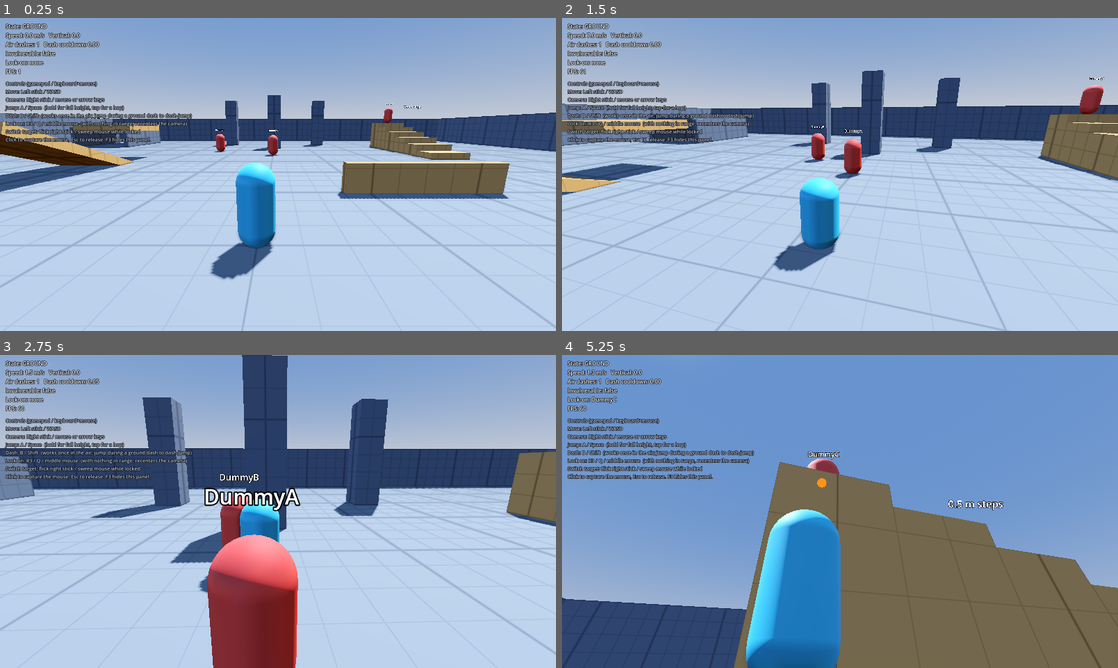
Above: before the commit, frames 1-4 (two rows, left to right).
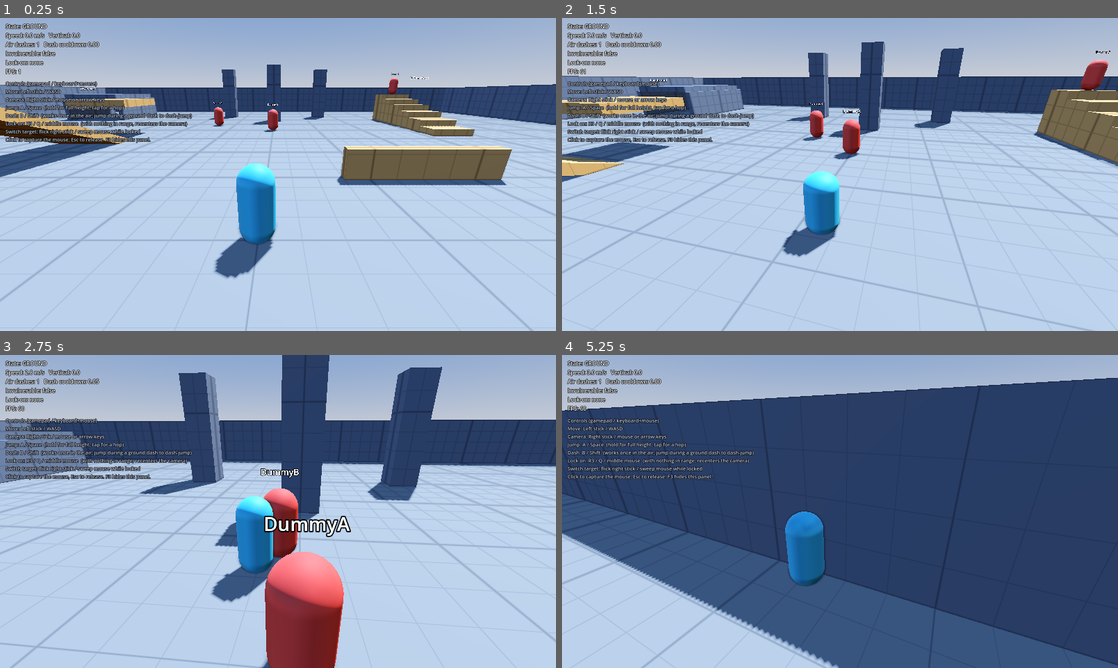
Above: after the commit, the same moments.

Repository: GLorenz90/Nomad-Seekers
Game: Godot game, scene res://scenes/main.tscn
Two runs of this game, one before a commit and one after it. Both use one fixed random seed, a clock stepped at 60 frames per second and the inputs below.
Inputs (mouse positions are in pixels of both pictures, inside the frame that each line leads up to):
- Up to frame 1 (0.25 s): no input
- Up to frame 2 (1.5 s): move the mouse to (867, 174) at 0.52 s; hold W (move_forward) from 0.53 s (still down); tap Shift (dash) at 0.6 s; click (867, 174) at 0.67 s; tap Space (jump) at 0.77, 1.07 s; tap Q (lock_on) at 0.8, 1.35 s; move the mouse to (812, 174) at 1.27 s
- Up to frame 3 (2.75 s): keep holding W (move_forward); tap Space (jump) at 1.52, 1.55, 1.82 s; move the mouse to (289, 505) at 2.02 s; hold Space (jump) from 2.03 s (still down); tap Shift (dash) at 2.3 s
- Up to frame 4 (5.25 s): keep holding W (move_forward); move the mouse to (834, 517) at 2.77 s; release Space (jump) at 2.78 s; tap F (block) at 2.85 s; click (834, 517) at 2.92 s; tap Space (jump) at 3.02, 3.32, 4.52, 4.82 s; tap Q (lock_on) at 3.05 s; move the mouse to (878, 514) at 3.52 s; hold Space (jump) 3.53-4.28 s; tap Shift (dash) at 3.6, 4.55 s; move the mouse to (795, 508) at 4.27 s; click (795, 508) at 4.35 s; move the mouse to (845, 511) at 5.02 s; right-click (845, 511) at 5.1 s; click (845, 511) at 5.17 s

The runs differ from the first frame. In frame 1, 36% of the frame differs, in the area x 0-100%, y 7-100%; in frame 2, 37%; in frame 3, 41%; in frame 4, 97%, in the area x 0-100%, y 0-100%.

Commit message:
Camera: loose PSO follow, fixed-angle recenter, automated test
- Loose follow mode (default): the camera trails the Seeker on a leash
  instead of turning with them. RIGID mode keeps the old behavior.
- R3 recenter now captures the target angle at press time, so turning
  during a recenter no longer makes the camera chase a moving angle.
- Default pitch -20 deg and lock-on pitch offset -18 deg, so a locked
  target isn't hidden behind the Seeker.
- Add tests/movement_test.gd: headless smoke test for movement, jump,
  dash, lock-on, orbit and recenter.

Co-Authored-By: Claude Opus 5.5 <noreply@anthropic.com>
Claude-Session: https://claude.ai/code/session_0158GMUbAThobuu7yWuNoptn

Diff:
--- a/scripts/camera/camera_rig.gd
+++ b/scripts/camera/camera_rig.gd
@@ -1,11 +1,20 @@
 class_name CameraRig
 extends Node3D
-## PSO-style over-the-shoulder camera with Dark Souls-style lock-on.
+## PSO-style follow camera with Dark Souls-style lock-on.
+##
+## Follow modes:
+##   LOOSE (default): the camera trails the Seeker like someone walking behind
+##     them with a camera on a leash. It doesn't turn when the Seeker turns; it
+##     only swings around as the Seeker walks away from it. Walk toward it and it
+##     backs up. leash_radius sets how lazily it swings.
+##   RIGID: the camera keeps its angle until you turn it (third-person shooter style).
 ##
 ## Layout: CameraRig (follows the player, rotates for yaw) > Pitch > SpringArm3D > Camera3D
 ##
 ## Lock-on (R3): picks the lockable target closest to where the camera faces.
 ## With nothing in range, R3 recenters the camera behind the Seeker instead.
+## The recenter angle is captured when R3 is pressed, so turning during the
+## recenter doesn't make the camera chase a moving angle.
 ## While locked, flicking the right stick (or sweeping the mouse) switches to the
 ## next target on that side of the screen.
 ##
@@ -16,20 +25,26 @@
 
 const WORLD_MASK := 1
 
+enum FollowMode { LOOSE, RIGID }
+
 @export_group("Framing")
+@export var follow_mode: FollowMode = FollowMode.LOOSE
+## LOOSE mode only. Bigger = the camera swings around more lazily.
+@export var leash_radius := 4.5
 @export var pivot_height := 1.55
 @export var shoulder_offset := 0.45
 @export var distance := 4.5
-@export var follow_speed := 18.0
+## Positional lag. Lower = looser, more like a person keeping up.
+@export var follow_speed := 9.0
 ## Lower than follow_speed so jumps don't jerk the camera.
-@export var vertical_follow_speed := 9.0
+@export var vertical_follow_speed := 6.0
 
 @export_group("Look")
 ## Right-stick turn speed in radians per second (yaw, pitch).
 @export var stick_speed := Vector2(3.2, 2.2)
 @export var mouse_sensitivity := 0.0025
 @export var invert_y := false
-@export var default_pitch_deg := -12.0
+@export var default_pitch_deg := -20.0
 @export var min_pitch_deg := -65.0
 @export var max_pitch_deg := 35.0
 @export var recenter_speed := 14.0
@@ -40,7 +55,7 @@
 ## Targets further than this from the camera's facing are ignored.
 @export var lock_max_angle_deg := 75.0
 @export var lock_turn_speed := 10.0
-@export var lock_pitch_offset_deg := -10.0
+@export var lock_pitch_offset_deg := -18.0
 @export var switch_stick_threshold := 0.7
 @export var switch_mouse_pixels := 80.0
 
@@ -50,6 +65,7 @@
 var _yaw := 0.0
 var _pitch := 0.0
 var _recentering := false
+var _recenter_yaw := 0.0
 var _switch_armed := true
 var _mouse_switch_accum := 0.0
 
@@ -131,6 +147,7 @@
 		_set_lock(best)
 	else:
 		_recentering = true
+		_recenter_yaw = player.rotation.y  # Fixed at press time.
 
 
 func _set_lock(target: Node3D) -> void:
@@ -238,15 +255,35 @@
 	if player == null:
 		return
 
+	# Where the "camera operator" stood before the Seeker moved this frame.
+	var trail := _leash_point()
+	_follow(delta)
+
 	if is_instance_valid(lock_target):
+		_recentering = false
 		_track_lock_target(delta)
 	else:
+		if follow_mode == FollowMode.LOOSE and not _recentering:
+			_apply_leash(trail)
 		_free_look(delta)
 
 	_pitch = clampf(_pitch, deg_to_rad(min_pitch_deg), deg_to_rad(max_pitch_deg))
 	_apply_rotation()
-	_follow(delta)
 	_update_marker()
+
+
+func _leash_point() -> Vector3:
+	return global_position + Vector3(sin(_yaw), 0.0, cos(_yaw)) * leash_radius
+
+
+## Turn so the camera stays where it was standing, only dragged along by the
+## Seeker. Moving away pulls it around behind; turning on the spot does nothing.
+func _apply_leash(trail: Vector3) -> void:
+	var offset := trail - global_position
+	offset.y = 0.0
+	if offset.length_squared() < 0.01:
+		return
+	_yaw = atan2(offset.x, offset.z)
 
 
 func _free_look(delta: float) -> void:
@@ -258,9 +295,10 @@
 
 	if _recentering:
 		var t := 1.0 - exp(-recenter_speed * delta)
-		_yaw = lerp_angle(_yaw, player.rotation.y, t)
+		_yaw = lerp_angle(_yaw, _recenter_yaw, t)
 		_pitch = lerpf(_pitch, deg_to_rad(default_pitch_deg), t)
-		if absf(angle_difference(_yaw, player.rotation.y)) < 0.01:
+		if absf(angle_difference(_yaw, _recenter_yaw)) < 0.01:
+			_yaw = _recenter_yaw
 			_recentering = false
 
 
--- /dev/null
+++ b/tests/movement_test.gd
@@ -0,0 +1,139 @@
+extends SceneTree
+## Automated smoke test for Part 1. Loads the test room, drives the Seeker with
+## simulated input, and checks movement, jump, dash, lock-on and recenter.
+##
+## Run from the project folder:
+##   godot --headless --path . --script res://tests/movement_test.gd
+
+var _main: Node
+var _player: Player
+var _rig: CameraRig
+var _failures := 0
+
+
+func _initialize() -> void:
+	_main = load("res://scenes/main.tscn").instantiate()
+	root.add_child(_main)
+	_run.call_deferred()
+
+
+func _run() -> void:
+	_player = _main.get_node("Player")
+	_rig = _main.get_node("CameraRig")
+	await _frames(30)  # settle onto the floor
+
+	_check("starts grounded", _player.state == Player.State.GROUND)
+
+	# --- Walk forward 1 s ---
+	var start := _player.global_position
+	await _hold("move_forward", 60)
+	var walked := _flat(_player.global_position - start)
+	_check("walks ~7 m in 1 s (got %.2f)" % walked, walked > 5.5 and walked < 7.5)
+	await _frames(20)
+	_check("stops quickly after release", _flat_speed() < 0.5)
+
+	# --- Jump height ---
+	var floor_y := _player.global_position.y
+	var peak := floor_y
+	Input.action_press("jump")
+	for i in 40:
+		await physics_frame
+		peak = maxf(peak, _player.global_position.y)
+	Input.action_release("jump")
+	await _frames(40)
+	_check("full jump ~1.6 m (got %.2f)" % (peak - floor_y), absf(peak - floor_y - 1.6) < 0.2)
+	_check("lands again", _player.state == Player.State.GROUND)
+
+	# --- Short hop ---
+	peak = _player.global_position.y
+	floor_y = peak
+	Input.action_press("jump")
+	await _frames(3)
+	Input.action_release("jump")
+	for i in 40:
+		await physics_frame
+		peak = maxf(peak, _player.global_position.y)
+	_check("tap gives a short hop (got %.2f)" % (peak - floor_y), peak - floor_y < 1.0)
+	await _frames(20)
+
+	# --- Dash ---
+	start = _player.global_position
+	await _tap("dash")
+	await _frames(20)
+	var dashed := _flat(_player.global_position - start)
+	_check("dash covers ~4.5 m (got %.2f)" % dashed, dashed > 4.0 and dashed < 6.5)
+
+	# --- Lock-on ---
+	_player.global_position = Vector3(0, 0.1, 0)
+	_player.rotation.y = 0.0
+	_player.reset_physics_interpolation()
+	_rig.setup(_player)
+	await _frames(10)
+	await _tap("lock_on")
+	await _frames(5)
+	_check("locks onto DummyA (got %s)" % _name(_rig.lock_target), _name(_rig.lock_target) == "DummyA")
+
+	# Strafe around the target: distance should stay roughly constant.
+	var target := _rig.lock_target
+	var d0 := _flat(_player.global_position - target.global_position)
+	await _hold("move_right", 90)
+	var d1 := _flat(_player.global_position - target.global_position)
+	_check("strafing orbits the target (%.2f -> %.2f m)" % [d0, d1], absf(d1 - d0) < 1.5)
+	var to_target := target.global_position - _player.global_position
+	var facing := -_player.global_basis.z
+	_check("faces the target while locked", Vector2(facing.x, facing.z).normalized().dot(Vector2(to_target.x, to_target.z).normalized()) > 0.9)
+
+	await _tap("lock_on")
+	await _frames(5)
+	_check("second press releases lock", _rig.lock_target == null)
+
+	# --- Recenter to a fixed angle, even while turning ---
+	# Camera faces the south wall, so nothing lockable is in view.
+	_player.global_position = Vector3(20, 0.1, 25)
+	_player.rotation.y = PI * 0.5
+	_player.reset_physics_interpolation()
+	_rig.setup(_player)
+	_rig._yaw = PI
+	await _frames(5)
+	await _tap("lock_on")
+	var expected := _player.rotation.y
+	await _hold("move_back", 6)  # turn the Seeker during the recenter
+	await _frames(40)
+	_check("recenter lands on the press-time angle (off by %.3f rad)" % absf(angle_difference(_rig._yaw, expected)),
+		absf(angle_difference(_rig._yaw, expected)) < 0.15)
+
+	print("\n%s: %d failure(s)" % ["PASS" if _failures == 0 else "FAIL", _failures])
+	quit(1 if _failures > 0 else 0)
+
+
+func _check(label: String, ok: bool) -> void:
+	print(("  ok    " if ok else "  FAIL  ") + label)
+	if not ok:
+		_failures += 1
+
+
+func _frames(n: int) -> void:
+	for i in n:
+		await physics_frame
+
+
+func _hold(action: StringName, n: int) -> void:
+	Input.action_press(action)
+	await _frames(n)
+	Input.action_release(action)
+
+
+func _tap(action: StringName) -> void:
+	await _hold(action, 2)
+
+
+func _flat(v: Vector3) -> float:
+	return Vector2(v.x, v.z).length()
+
+
+func _flat_speed() -> float:
+	return Vector2(_player.velocity.x, _player.velocity.z).length()
+
+
+func _name(n: Node) -> String:
+	return str(n.name) if is_instance_valid(n) else "none"
